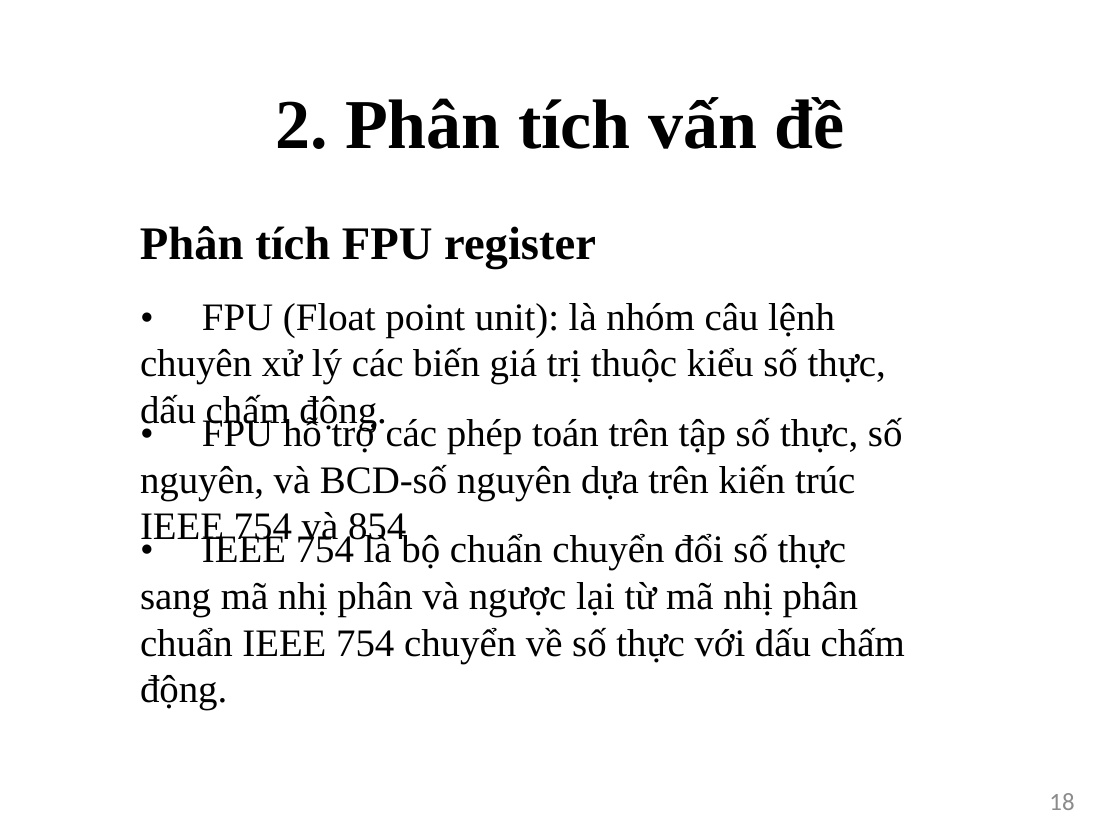
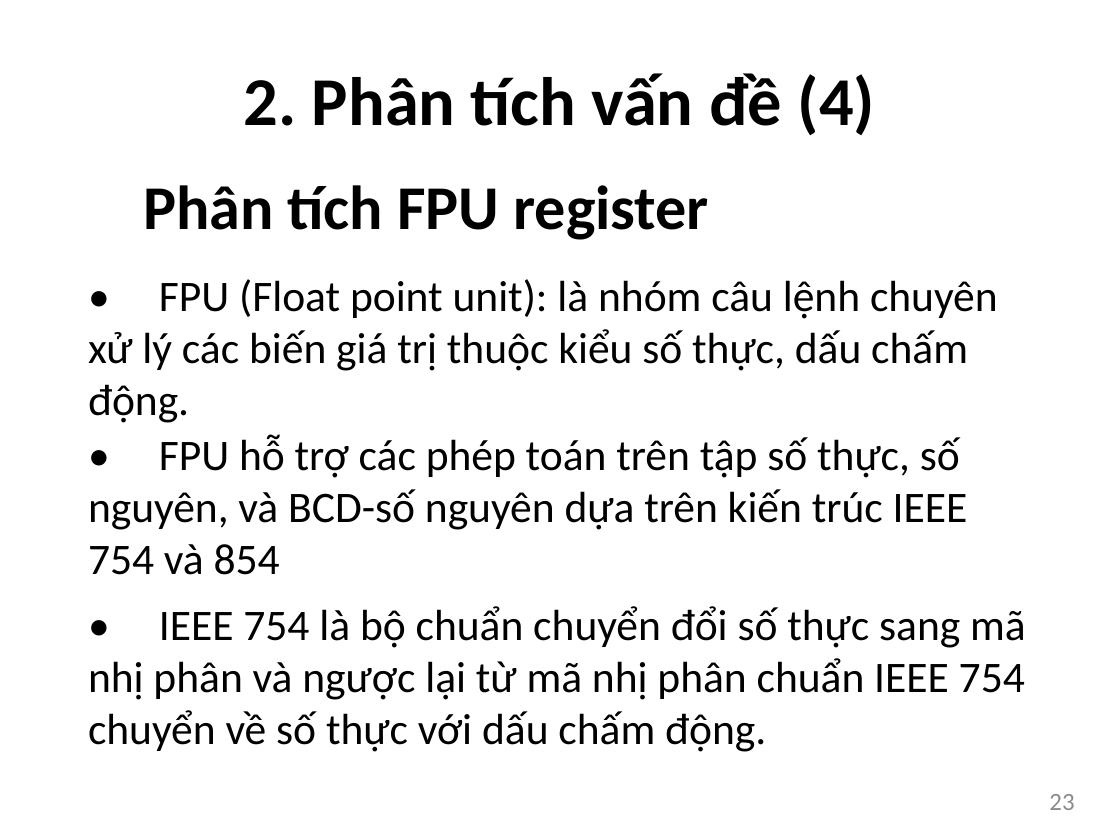
Before and after one commit to bntam/LVTN, a slide deck: slide 23 of Slide/Slide.pptx (slide 18 before the commit). Drawn at 1120x840 pixels with LibreOffice and Linux fonts; fonts in the diff are those of the drawing. Boxes give left, top, right and bottom in pixels: in the first picture for what was removed or moved away, otherwise in the second. Text is boxed around its words. In the diff, an @@ line names an element or a change of style, - is before the commit and + after.

```diff
--- a/Slide/Slide.pptx
+++ b/Slide/Slide.pptx
@@ text at (244, 73, 875, 135): text changed; size 45 to 44 pt; font Times New Roman to Calibri @@
-2. Phân tích vấn đề
+2. Phân tích vấn đề (4)
@@ text "Phân tích FPU register": place and size @@
-text "Phân tích FPU register" at (140, 226, 596, 269)
+text "Phân tích FPU register" at (143, 185, 709, 240)
@@ text "Phân tích FPU register" at (143, 185, 709, 240): size 30 to 40 pt, font Times New Roman to Calibri @@
@@ text "• FPU (Float point unit): ...": place and size @@
-text "• FPU (Float point unit): ..." at (140, 303, 886, 431)
+text "• FPU (Float point unit): ..." at (88, 279, 998, 423)
@@ text "• FPU hỗ trợ các ...": place and size @@
-text "• FPU hỗ trợ các ..." at (140, 416, 903, 547)
+text "• FPU hỗ trợ các ..." at (88, 434, 968, 575)
@@ size 25 to 28 pt, font Times New Roman to Calibri in 3 elements at (88, 279, 998, 423), (88, 434, 968, 575), (88, 606, 1026, 752) @@
@@ text "• IEEE 754 là bộ ...": place and size @@
-text "• IEEE 754 là bộ ..." at (140, 532, 905, 710)
+text "• IEEE 754 là bộ ..." at (88, 606, 1026, 752)
@@ page number at (1049, 794, 1074, 810): text changed @@
-18
+23
```
Also in this commit, not shown: 50 other slides changed, 44 slides added, 2 slides removed.
